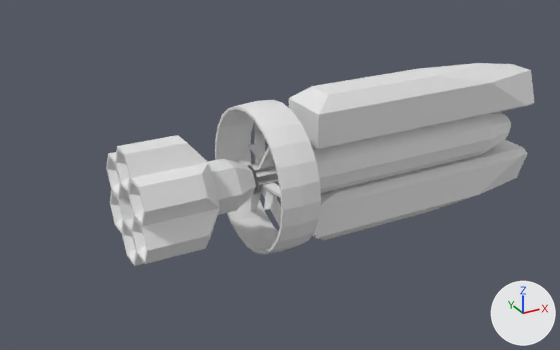
Two versions of the FBX model Assets/Blockouts/skm_magdoracruise.fbx, one commit apart.
Rendered twice from a 50 mm lens placed at (-11.75, -21.55, 10.72), pointed at (0.36, 0.47, -0.29). Every picture has the same lights, and +X, +Y and +Z are marked at lower right. Where no turn or scale is listed for an object, it has been applied to the vertices. Vertices at the same position are counted once.

In view in the first picture: 'CnC', 'EngineBlock', 'MissionBlock', 'Ring', 'RingStrut'.
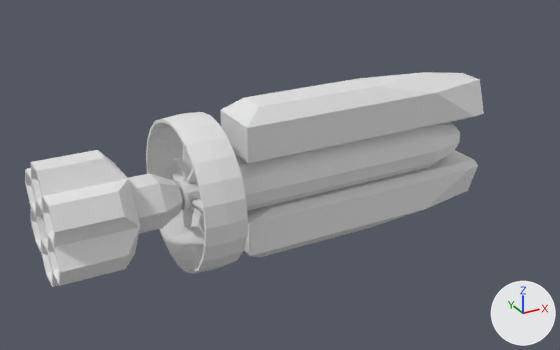
Boxes [x1, y1, x2, y2] around the edits, measured in the pictures (560 x 350 px; the box of a moved part takes in the faces that stretch with it):
'CnC', reshaped, moved, turned, rescaled
    before: [311, 111, 511, 193]
    after: [25, 72, 484, 287]
'MissionBlock', deleted
    before: [289, 63, 534, 240]
'EngineBlock', deleted
    before: [106, 135, 256, 266]
'Ring', deleted
    before: [215, 100, 321, 254]
'RingStrut', deleted
    before: [238, 121, 281, 227]
part 1 of me_cylinder_004, moved or reshaped
    before: [311, 111, 509, 193]
    after: [235, 122, 457, 211]
part 2 of me_cylinder_004, deleted
    before: [504, 114, 511, 136]
part 3 of me_cylinder_004, added
    after: [25, 72, 484, 287]

What changed in the scene script:
```text
Change me_cylinder_004:
    used by ob_cnc; location = (5.0, 0.0, 0.0); rotation_euler = (0.0, 1.571, 0.0), in degrees (0, 90, 0); scale = (1.0, 1.0, 5.0)
    remove me_cylinder_004.from_pydata(...)  # 114 vertices, 142 faces; spans x -1.0..1.0, y -1.0..1.0, z -1.0..1.12
    add me_cylinder_004.from_pydata(...)  # 634 vertices, 599 faces; spans x -8.02..8.39, y -2.6..2.6, z -2.75..2.75
    me_cylinder_004 part 1: the loose piece of 72 vertices spanning x -1.0..1.0, y -1.0..1.0, z -1.0..1.0 is multiplied about its middle by the matrix ((0.0, 0.0, 5.0), (0.0, 1.0, 0.0), (-1.0, 0.0, 0.0)), then moved by (2.39, 0.0, 0.0)
    me_cylinder_004 part 2: the loose piece of 42 vertices spanning x -0.59..0.59, y -0.62..0.62, z 0.87..1.12 is deleted
    me_cylinder_004 part 3: 562 vertices added at x -8.02..8.39, y -2.6..2.6, z -2.75..2.75
Remove ob_missionblock:
    ob_missionblock = bpy.data.objects.new('MissionBlock', me_cube_002)
    ob_missionblock.location = (6.0, 0.0, 1.75)
Remove ob_ringstrut:
    ob_ringstrut = bpy.data.objects.new('RingStrut', me_cylinder_009)
    ob_ringstrut.location = (-0.5, 0.0, 0.0)
Remove ob_ring:
    ob_ring = bpy.data.objects.new('Ring', me_torus)
    ob_ring.location = (-0.5, 0.0, 0.0)
Remove ob_engineblock:
    ob_engineblock = bpy.data.objects.new('EngineBlock', me_cylinder_007)
    ob_engineblock.location = (-2.8, 0.0, 0.0)
    ob_engineblock.scale = (1.0, 1.2, 1.2)
Change ob_cnc:
    ob_cnc.rotation_euler: (0.0, 1.571, 0.0) -> (0.0, 0.0, 0.0)  # degrees (0, 90, 0) -> degrees (0, 0, 0)
    ob_cnc.scale: (1.0, 1.0, 5.0) -> (1.0, 1.0, 1.0)
    ob_cnc.location: (5.0, 0.0, 0.0) -> (0.0, 0.0, 0.0)
Change ob_empty:
    remove ob_empty.parent = ob_engineblock
```
